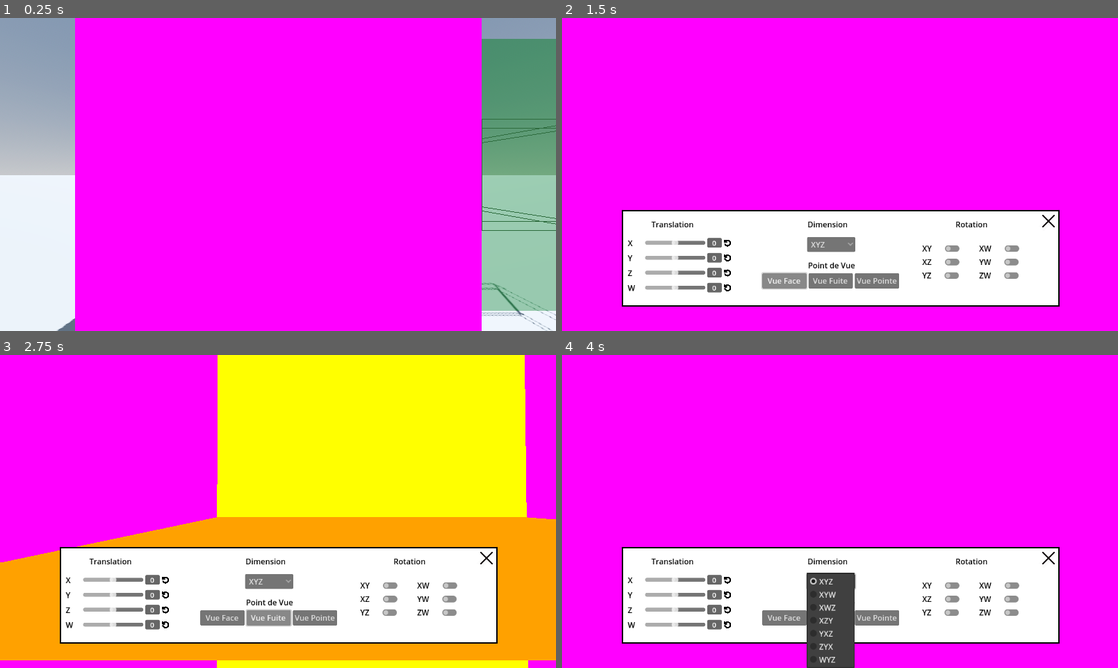
Above: before the commit, frames 1-4 (two rows, left to right).
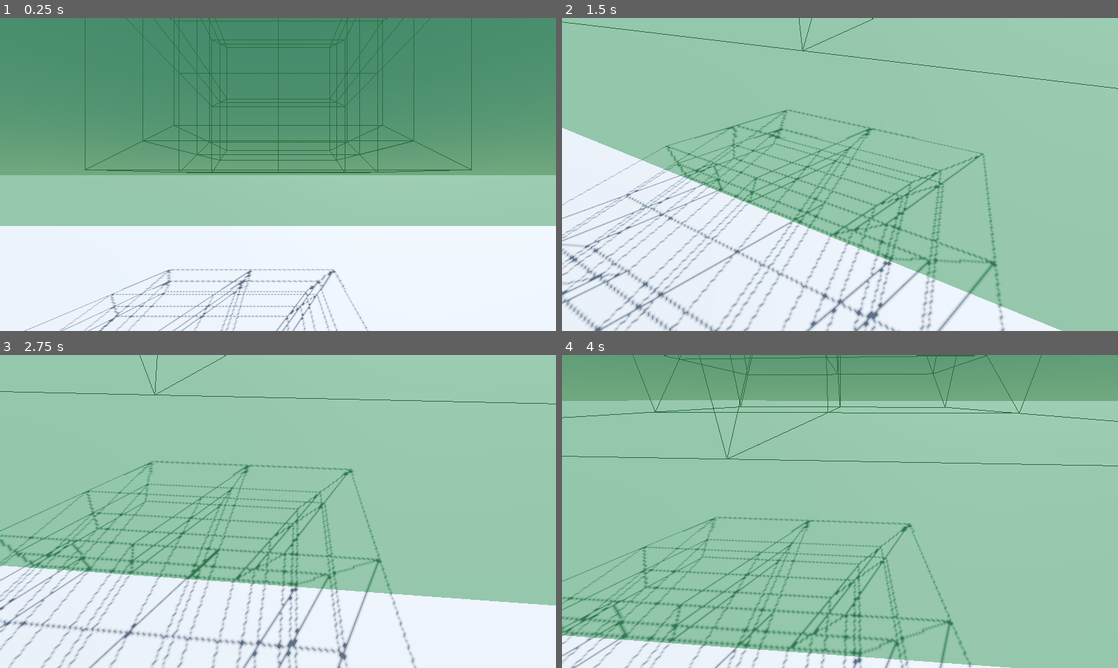
Above: after the commit, the same moments.

Repository: Stantrh/Projet_Tutore_4D_VR_KOMODZINSKI_RYSAK_TROHA
Game: Godot game, scene res://Scenes/world.tscn
The game is run twice, just before and just after one commit, with the same random seed, the same clock (stepped at 60 frames per second) and the same inputs. This scene is started directly instead of the project's main scene.
Inputs (mouse positions are in pixels of both pictures, inside the frame that each line leads up to):
- Up to frame 1 (0.25 s): no input
- Up to frame 2 (1.5 s): tap Enter at 0.5 s; move the mouse to (867, 174) at 0.52 s; hold W (move_forward) 0.53-1.25 s; hold Middle mouse button (rotate) 0.53-1.25 s; click (867, 174) at 0.8 s; click (784, 280) at 1.25 s, where only the run before the commit has a clickable "Vue Face"
- Up to frame 3 (2.75 s): click (266, 617) at 2 s, where only the run before the commit has a clickable "Vue Fuite"
- Up to frame 4 (4 s): click (873, 617) at 2.75 s, where only the run before the commit has a clickable "Vue Pointe"; click (828, 580) at 3.5 s, where only the run before the commit has a clickable "XYZ"

The runs differ from the first frame. In frame 1, 87% of the frame differs, in the area x 0-100%, y 0-100%; in frame 2, 92%; in frame 3, 91%; in frame 4, 100%.

Commit message:
Ajout empilement hypercube grâce au parser

Diff:
--- a/app4d/Scenes/world.tscn
+++ b/app4d/Scenes/world.tscn
@@ -1,9 +1,8 @@
-[gd_scene load_steps=9 format=3 uid="uid://dme5pbe0dpogm"]
+[gd_scene load_steps=8 format=3 uid="uid://dme5pbe0dpogm"]
 
 [ext_resource type="Script" path="res://Scripts/world.gd" id="1_1maet"]
 [ext_resource type="PackedScene" uid="uid://i2l7p16xiufn" path="res://Scenes/character_view.tscn" id="2_wfvje"]
 [ext_resource type="PackedScene" uid="uid://dik77har2dd4m" path="res://Scenes/ui.tscn" id="3_x60an"]
-[ext_resource type="PackedScene" uid="uid://b2aaslmcll36m" path="res://Scenes/hypercube_stacking.tscn" id="4_hwlht"]
 [ext_resource type="PackedScene" uid="uid://cs3mpxmnuxmus" path="res://Scenes/zone_affichage.tscn" id="5_vwbob"]
 
 [sub_resource type="ProceduralSkyMaterial" id="ProceduralSkyMaterial_4yftq"]
@@ -41,11 +40,9 @@
 [node name="UI" parent="CanvasLayer" instance=ExtResource("3_x60an")]
 visible = false
 
-[node name="hypercube_stacking" parent="." instance=ExtResource("4_hwlht")]
-transform = Transform3D(1, 0, 0, 0, 1, 0, 0, 0, 1, 0, 5, 0)
-mesh_mode = 1
-
 [node name="ZoneAffichage" parent="." instance=ExtResource("5_vwbob")]
-transform = Transform3D(1, 0, 0, 0, 1, 0, 0, 0, 1, 10, 5, 0)
+transform = Transform3D(1, 0, 0, 0, 1, 0, 0, 0, 1, 0, 10, 0)
+area_min = Vector3(-3, -3, -3)
+area_max = Vector3(3, 3, 3)
 
 [connection signal="object_selected" from="CharacterView" to="." method="_on_character_view_object_selected"]
--- a/app4d/Scripts/hyper_cube.gd
+++ b/app4d/Scripts/hyper_cube.gd
@@ -1,12 +1,14 @@
 extends Node3D
-
+#A CHANGER POUR LE PARSER
 # Les coordonnées des sommets de l'hypercube, en 4D
-var dynamic_vertices = HypercubeConstants.DEFAULT_VERTICES.duplicate((true))
+#Object dans lequel on va chercher
+var object = StackedConstant
+var dynamic_vertices = object.DEFAULT_VERTICES.duplicate((true))
 
 # on charge les 8 cubes qui constituent l'hypercube
-const CUBES = HypercubeConstants.CUBES
+var CUBES = object.CUBES
 # on charge les différentes faces de l'hypercube, les 4 points des carrés représentant les faces
-const CUBE_FACES = HypercubeConstants.CUBE_FACES
+var CUBE_FACES = object.CUBE_FACES
 # on charge les couleurs des faces
 const FACE_COLORS = HypercubeConstants.FACE_COLORS
 
@@ -272,7 +274,7 @@
 		var axe_1 = DIMENSIONS[dimension_selected].x
 		var axe_2 = DIMENSIONS[dimension_selected].w
 		for vertex in dynamic_vertices :
-			new_vertices.append(rotate_4d(vertex, 44.83, axe_1, axe_2, 25, axe2_a, axe2_b))
+			new_vertices.append(rotate_4d(vertex, 45, axe_1, axe_2, 25, axe2_a, axe2_b))
 		is_point_of_view_fugue = false
 		dynamic_vertices = new_vertices
 		marker.transform.origin = apply_projection(get_global_center(dynamic_vertices))
@@ -515,6 +517,8 @@
 	# Donc on parcourt chaque cube
 	var iColor = 0;
 	for cube in CUBES:
+		if iColor >= FACE_COLORS.size():
+			iColor = 0
 		var face_color = FACE_COLORS[iColor]
 		iColor+=1
 		# Et chaque face du cube
@@ -614,8 +618,8 @@
 # Cette méthode retoune les arêtes de l'hypercube sous forme de liste --> [[sommet1, sommet4], [], []]
 func get_hypercube_edges() -> Array:
 	var edges = []
-	for i in range(16):
-		for j in range(i + 1, 16):
+	for i in range(dynamic_vertices.size()):
+		for j in range(i + 1, dynamic_vertices.size()):
 			if (dynamic_vertices[i] - dynamic_vertices[j]).length() == 2:
 				edges.append([i, j])
 	return edges
@@ -816,18 +820,18 @@
 
 
 func view_face():
-	dynamic_vertices = HypercubeConstants.DEFAULT_VERTICES.duplicate((true))
+	dynamic_vertices = object.DEFAULT_VERTICES.duplicate((true))
 	#rotate_toward_camera()
 
 func fugue_view():
 	is_point_of_view_fugue = true
-	dynamic_vertices = HypercubeConstants.DEFAULT_VERTICES.duplicate((true))
+	dynamic_vertices = object.DEFAULT_VERTICES.duplicate((true))
 	is_double_rotate = false
 	is_rotate = false
 	is_translate = false
 	#rotate_toward_camera()
 func point_view() :
-	dynamic_vertices = HypercubeConstants.DEFAULT_VERTICES.duplicate((true))
+	dynamic_vertices = object.DEFAULT_VERTICES.duplicate((true))
 	is_double_rotate = false
 	is_rotate = false
 	is_translate = false
--- /dev/null
+++ b/app4d/Scripts/stacked_constant.gd
@@ -0,0 +1,86 @@
+extends Node
+
+# Valeurs associées aux indices de la grille globale (pour un empilement de tesseracts)
+const GRID_COORDS = [-1, 1, 3]  # Pour un indice 0, 1 et 2 respectivement.
+
+# --- Faces d'un cube 3D (pour dessiner les faces de chaque cellule 3D d'un tesseract) ---
+const CUBE_FACES = [
+	[0, 1, 3, 2],
+	[4, 5, 7, 6],
+	[0, 1, 5, 4],
+	[2, 3, 7, 6],
+	[0, 2, 6, 4],
+	[1, 3, 7, 5]
+]
+
+# Ces variables seront calculées au démarrage.
+var DEFAULT_VERTICES = generate_transformed_hypercube_vertices()  # 81 sommets uniques (grille 3x3x3x3)
+var CUBES = generate_cubes()            # 16 petits hypercubes, chacun défini par 16 indices dans DEFAULT_VERTICES
+
+func _ready():
+	#DEFAULT_VERTICES = generate_default_vertices()
+	#CUBES = generate_cubes()
+
+	# Affichage dans la console pour vérification
+	print("DEFAULT_VERTICES (", DEFAULT_VERTICES.size(), " sommets ) :")
+	for i in range(DEFAULT_VERTICES.size()):
+		print(i, ":", DEFAULT_VERTICES[i])
+
+	print("\nCUBES (", CUBES.size(), " cellules ) :")
+	for i in range(CUBES.size()):
+		print("Cellule ", i, ":", CUBES[i])
+
+# Génère les 81 sommets de la grille globale.
+# Génère les 16 cellules (petits hypercubes) de la grille.
+# Pour chaque petit hypercube, on choisit un coin inférieur (indices cx,cy,cz,cw) avec cx,cy,cz,cw ∈ {0,1}
+# Les 16 sommets d'une cellule sont obtenus en ajoutant 0 ou 1 à chacun des indices et en convertissant via GRID_COORDS.
+func generate_cubes() -> Array:
+	var cubes = []
+	# Les positions de départ dans la grille pour chaque petit hypercube (0 ou 1 dans chaque dimension)
+	for cw in [0, 1]:
+		for cz in [0, 1]:
+			for cy in [0, 1]:
+				for cx in [0, 1]:
+					var cell = []
+					# Ordre des sommets pour reproduire l'ordre classique d'un tesseract
+					# (pour chaque axe, on prend d'abord l'indice de départ, puis +1)
+					for dw in [0, 1]:
+						for dz in [0, 1]:
+							for dy in [0, 1]:
+								for dx in [0, 1]:
+									# Conversion d'une coordonnée de grille (entre 0 et 2) en indice dans DEFAULT_VERTICES.
+									# L'ordre est : x (le plus rapide), puis y, puis z, puis w.
+									var grid_x = cx + dx
+									var grid_y = cy + dy
+									var grid_z = cz + dz
+									var grid_w = cw + dw
+									var index = grid_x + 3 * (grid_y + 3 * (grid_z + 3 * grid_w))
+									cell.append(index)
+					cubes.append(cell)
+	return cubes
+
+
+
+
+func generate_transformed_hypercube_vertices() -> Array:
+	var all_hypercubes = []
+	var small_vertices = generate_small_hypercube_vertices()
+
+	for i in [-1, 1]:
+		for j in [-1, 1]:
+			for k in [-1, 1]:
+				for l in [-1, 1]:
+					for vertex in small_vertices:
+						var new_vertex = Vector4(vertex.x + i, vertex.y + j, vertex.z + k, vertex.w + l)
+
+						all_hypercubes.append(new_vertex)
+
+	return all_hypercubes
+func generate_small_hypercube_vertices() -> Array:
+	var vertices = []
+	for a in [-1, 1]:
+		for b in [-1, 1]:
+			for c in [-1, 1]:
+				for d in [-1, 1]:
+					vertices.append(Vector4(a, b, c, d))
+	return vertices
--- a/app4d/project.godot
+++ b/app4d/project.godot
@@ -20,6 +20,7 @@
 HypercubeConstants="*res://Scripts/hypercube_constants.gd"
 HypercubeModes="*res://Scripts/hypercube_modes.gd"
 WorldInfo="*res://Scripts/world_info.gd"
+StackedConstant="*res://Scripts/stacked_constant.gd"
 
 [display]
 
Not shown, changed: Ressources/Presentation_Iter4_KOMODZINSKI_RYSAK_TROHA.pptx
